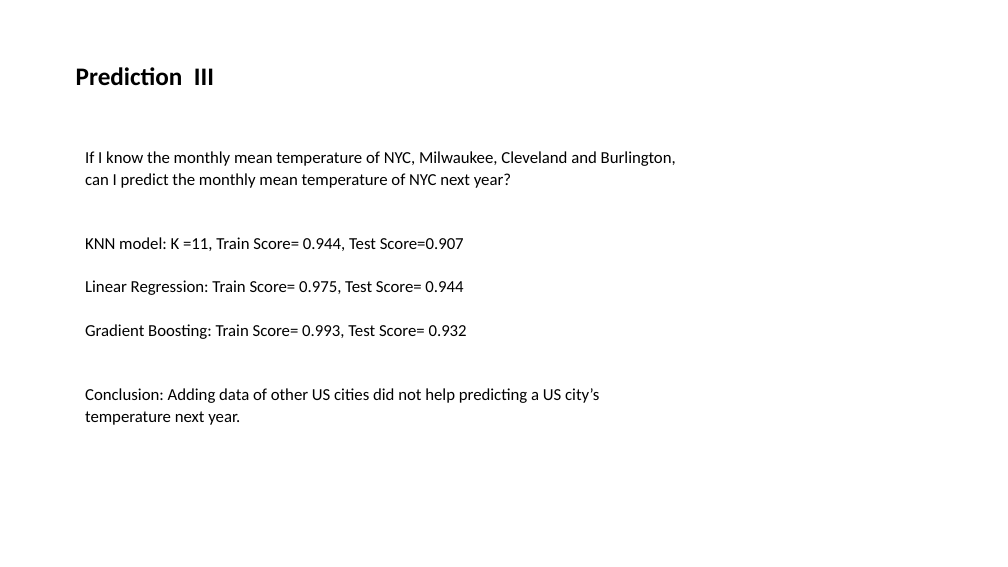
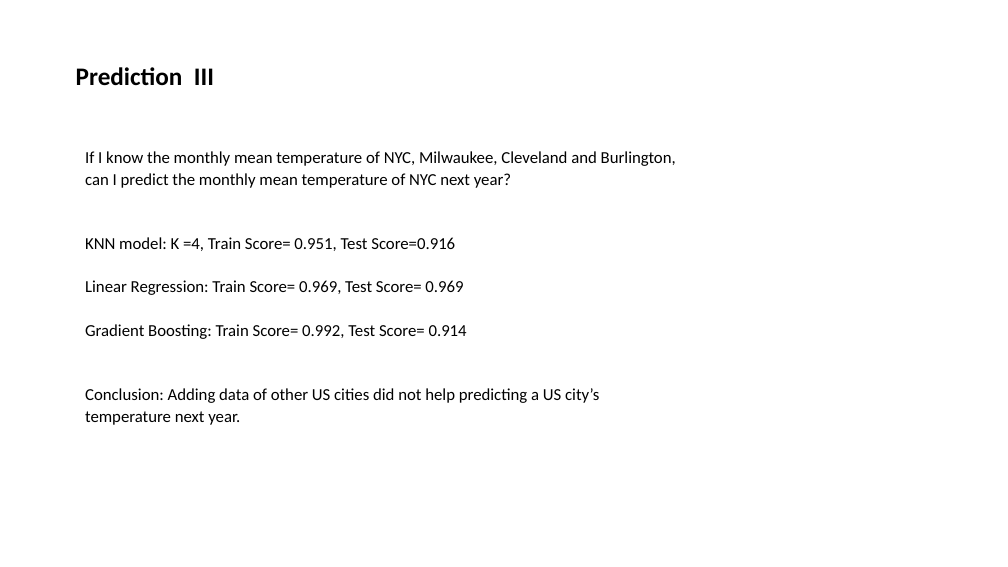
Before and after one commit to nshang88/Capstone-Projects, a slide deck: slide 17 of Capstone_Presentation_Climate.pptx (slide 16 before the commit). Drawn at 1008x567 pixels with LibreOffice and Linux fonts; fonts in the diff are those of the drawing. Boxes give left, top, right and bottom in pixels: in the first picture for what was removed or moved away, otherwise in the second. Text is boxed around its words. In the diff, an @@ line names an element or a change of style, - is before the commit and + after.

```diff
--- a/Capstone_Presentation_Climate.pptx
+++ b/Capstone_Presentation_Climate.pptx
@@ text at bbox=[85, 237, 467, 339]: text changed @@
-KNN model: K =11, Train Score= 0.944, Test Score=0.907
-Linear Regression: Train Score= 0.975, Test Score= 0.944
-Gradient Boosting: Train Score= 0.993, Test Score= 0.932
+KNN model: K =4, Train Score= 0.951, Test Score=0.916
+Linear Regression: Train Score= 0.969, Test Score= 0.969
+Gradient Boosting: Train Score= 0.992, Test Score= 0.914
```
Also in this commit, not shown: 6 other slides changed, 1 slide added.
